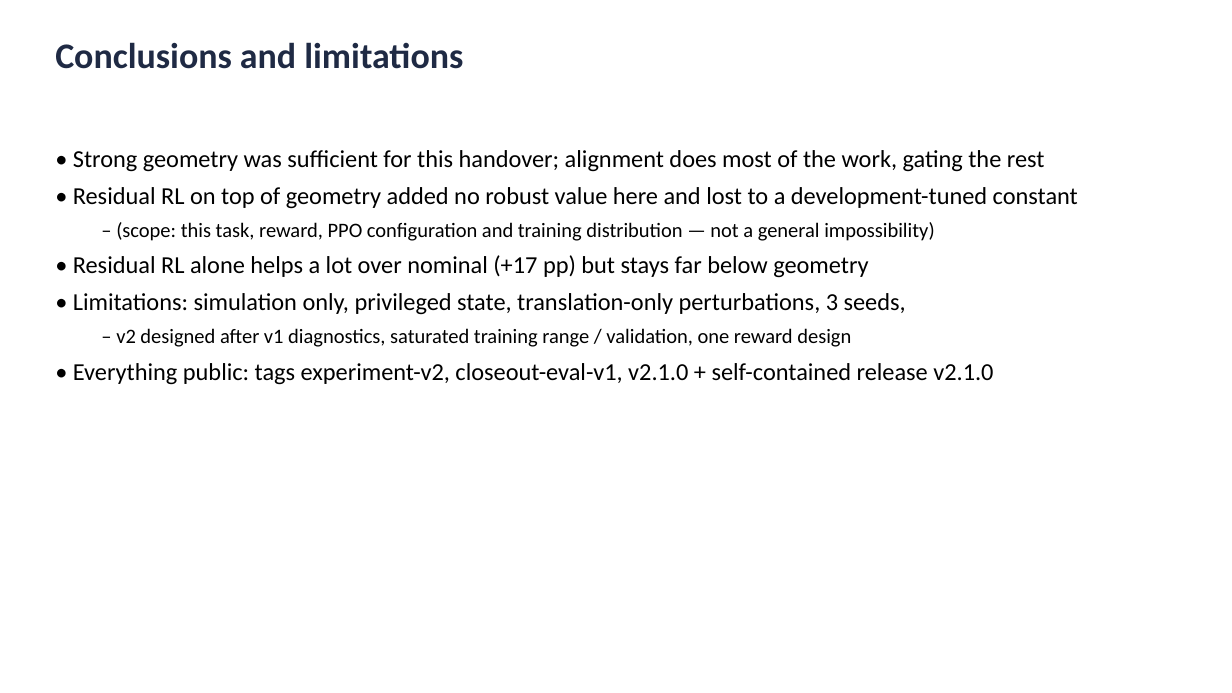
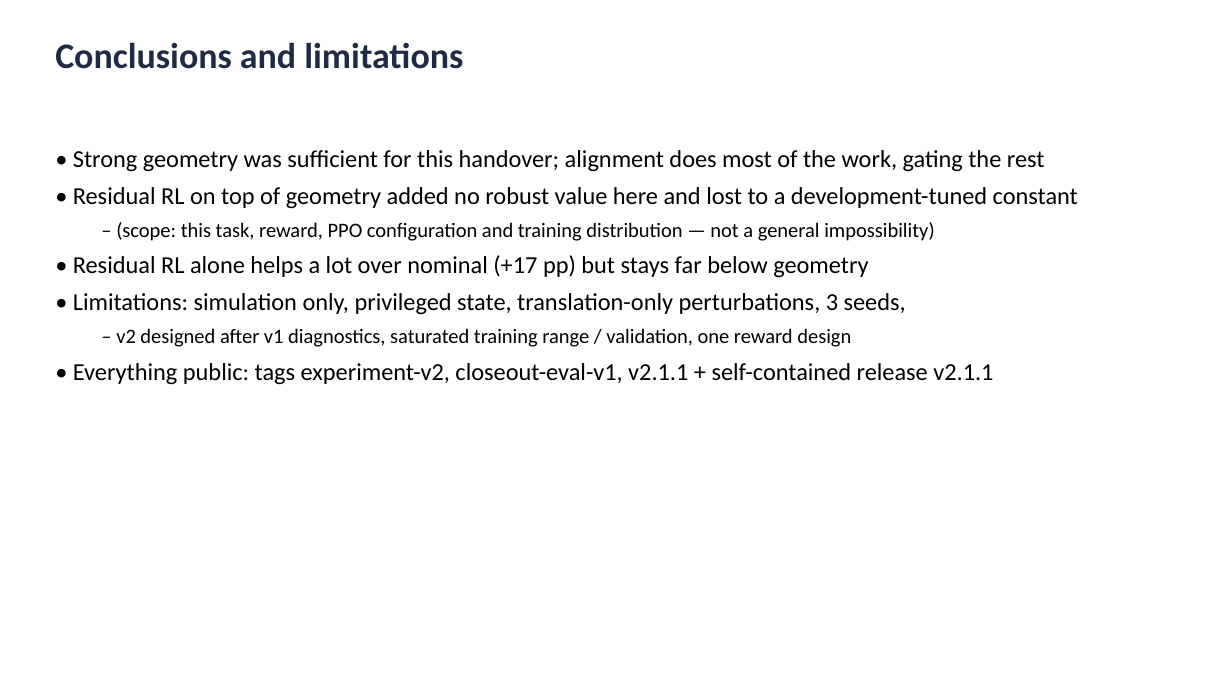
Before and after one commit to ywen0511/CSCI645-Project, a slide deck: slide 13 of report/v2/deck/deck.pptx. Drawn at 1232x693 pixels with LibreOffice and Linux fonts; fonts in the diff are those of the drawing. Boxes give left, top, right and bottom in pixels: in the first picture for what was removed or moved away, otherwise in the second. Text is boxed around its words. In the diff, an @@ line names an element or a change of style, - is before the commit and + after.

```diff
--- a/report/v2/deck/deck.pptx
+++ b/report/v2/deck/deck.pptx
@@ text at box(73, 363, 993, 385): text changed @@
-• Everything public: tags experiment-v2, closeout-eval-v1, v2.1.0 + self-contained release v2.1.0
+• Everything public: tags experiment-v2, closeout-eval-v1, v2.1.1 + self-contained release v2.1.1
```
Also in this commit, not shown: 1 other slide changed, 16 other files.
